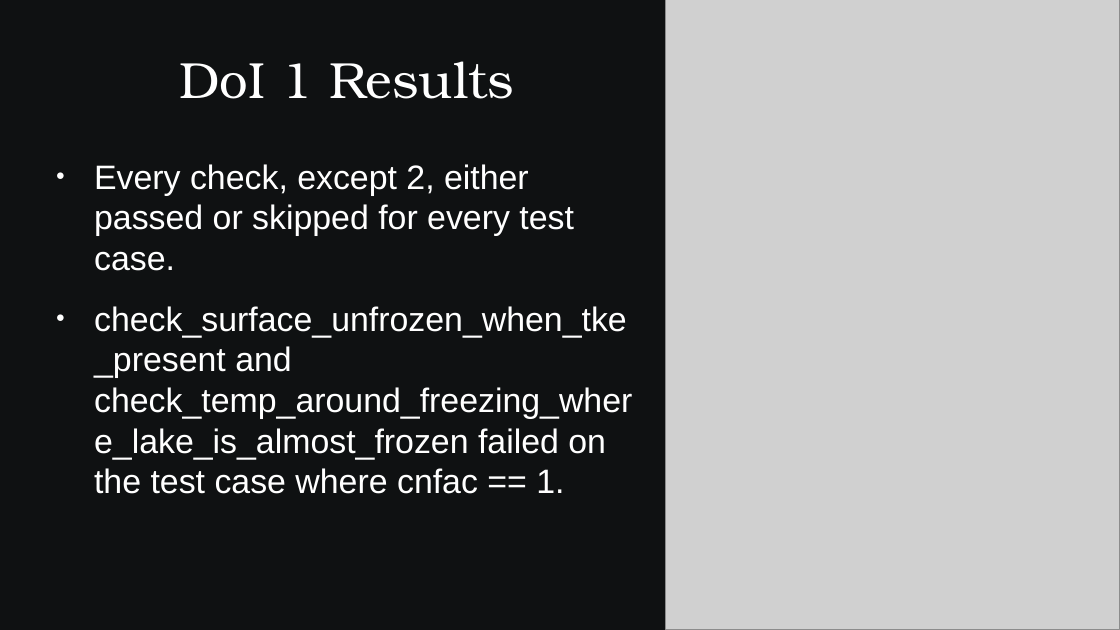
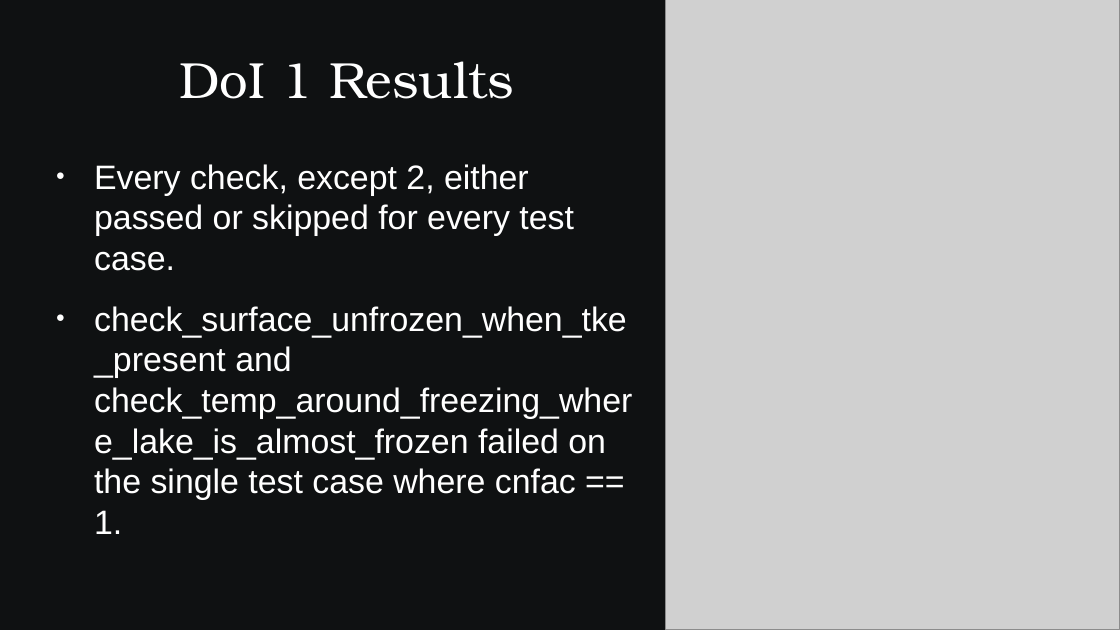
Before and after one commit to SamAllen06/lake_temp_work, a slide deck: slide 42 of documentation/for_collaborators/AnalysisOverview.pptx. Drawn at 1120x630 pixels with LibreOffice and Linux fonts; fonts in the diff are those of the drawing; grey boxes stand for pictures. Boxes give left, top, right and bottom in pixels: in the first picture for what was removed or moved away, otherwise in the second. Text is boxed around its words. In the diff, an @@ line names an element or a change of style, - is before the commit and + after.

```diff
--- a/documentation/for_collaborators/AnalysisOverview.pptx
+++ b/documentation/for_collaborators/AnalysisOverview.pptx
@@ text at box(94, 306, 632, 534): text changed @@
-● check_surface_unfrozen_when_tke_present and check_temp_around_freezing_where_lake_is_almost_frozen failed on the test case where cnfac == 1.
+● check_surface_unfrozen_when_tke_present and check_temp_around_freezing_where_lake_is_almost_frozen failed on the single test case where cnfac == 1.
```
Also in this commit, not shown: 9 other slides changed, 3 other files.
